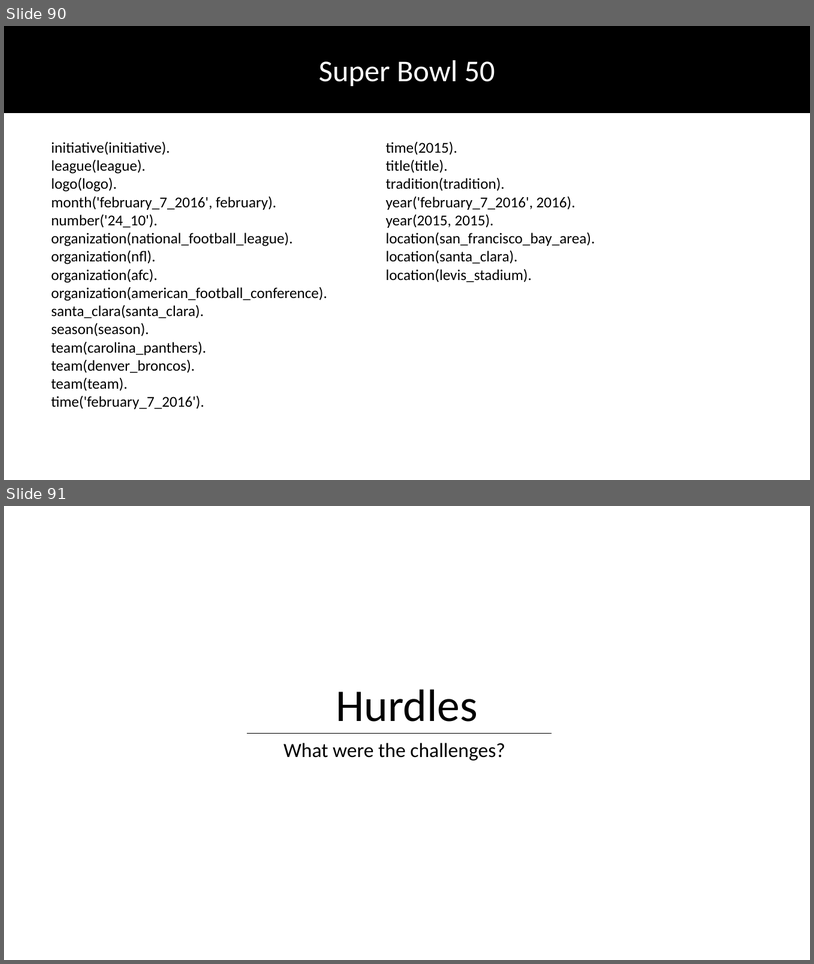
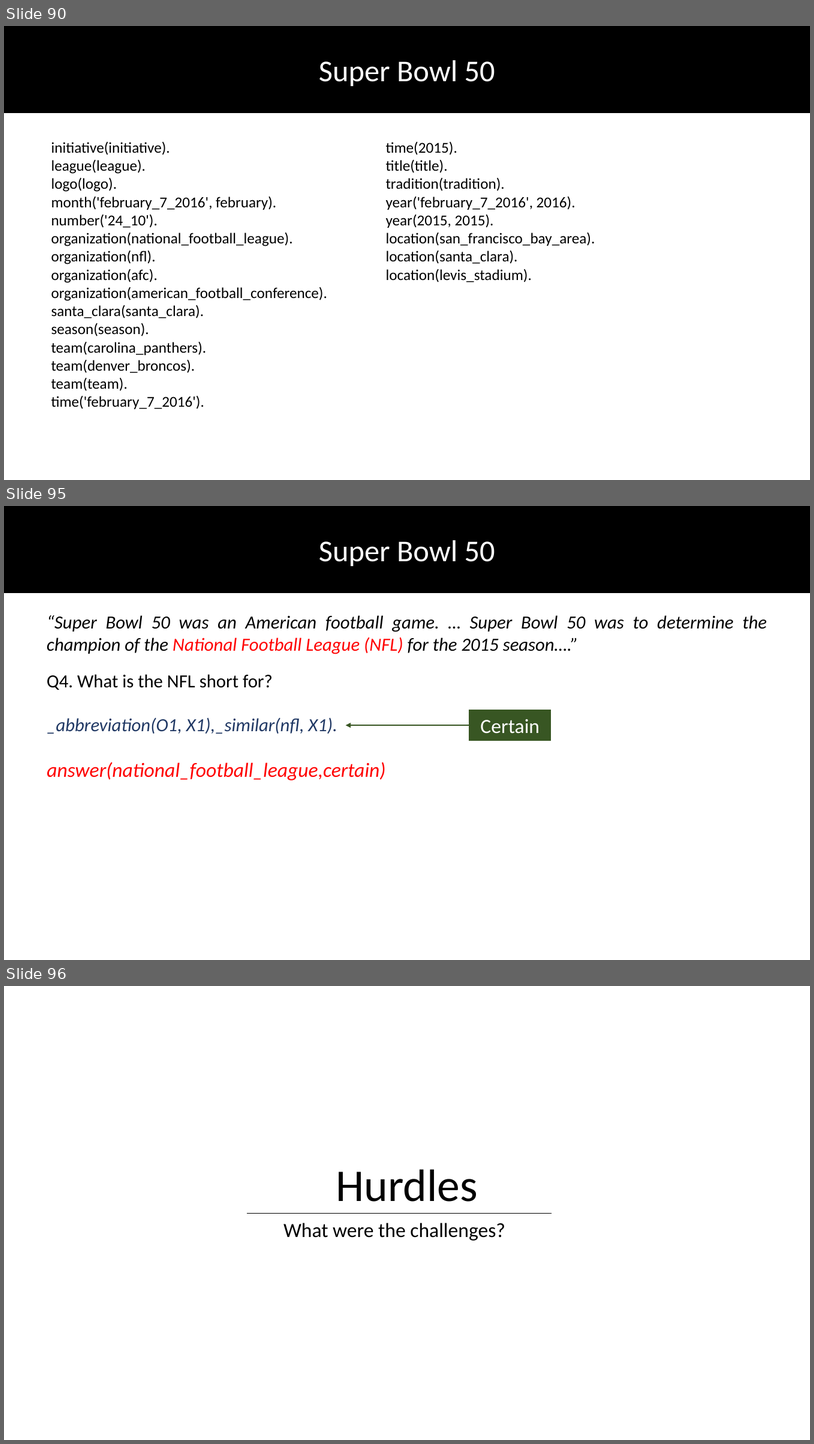
Before and after one commit to DhruvaPendharkar/thesis-project, a slide deck: Notes/ThesisPresentation.pptx. Shown one above the other, each under a label of ours: slides 90 and 91 before the commit, slides 90, 95 and 96 after it; the slides between them are not shown. The pictures are 814x964 and 814x1444 pixels, drawn with LibreOffice and Linux fonts; fonts in the diff are those of the drawing. Boxes give left, top, right and bottom in pixels: in the first picture for what was removed or moved away, otherwise in the second. Text is boxed around its words. In the diff, an @@ line names an element or a change of style, - is before the commit and + after.

```diff
--- a/Notes/ThesisPresentation.pptx
+++ b/Notes/ThesisPresentation.pptx
@@ slide 95 added at (4,506,810,960), background #FFFFFF @@
@@ rectangle added at (4,506,810,592), fill #000000, outline #000000 1 pt @@
@@ text added at (319,540,495,566), 36 pt, text #FFFFFF @@
+Super Bowl 50
@@ text added at (47,615,767,654), 22 pt, text #000000, italic @@
+“Super Bowl 50 was an American football game. … Super Bowl 50 was to determine the champion of the National Football League (NFL) for the 2015 season….”
@@ text added at (47,674,273,690), 22 pt, text #000000 @@
+Q4. What is the NFL short for?
@@ text added at (47,717,338,733), 22 pt, text #203864, italic @@
+_abbreviation(O1, X1),_similar(nfl, X1).
@@ rectangle added at (470,710,551,740), fill #385723, outline #385723 0.75 pt, 24 pt, text #FFFFFF @@
+Certain
@@ arrow added from (470, 725) to (346, 725), #385723 1.5 pt @@
@@ text added at (47,762,386,780), 24 pt, text #FF0000, italic @@
+answer(national_football_league,certain)
@@ what was slide 91 is now slide 96 @@
```
Also in this commit, not shown: 4 slides changed, 4 other slides added, 2 other files.
